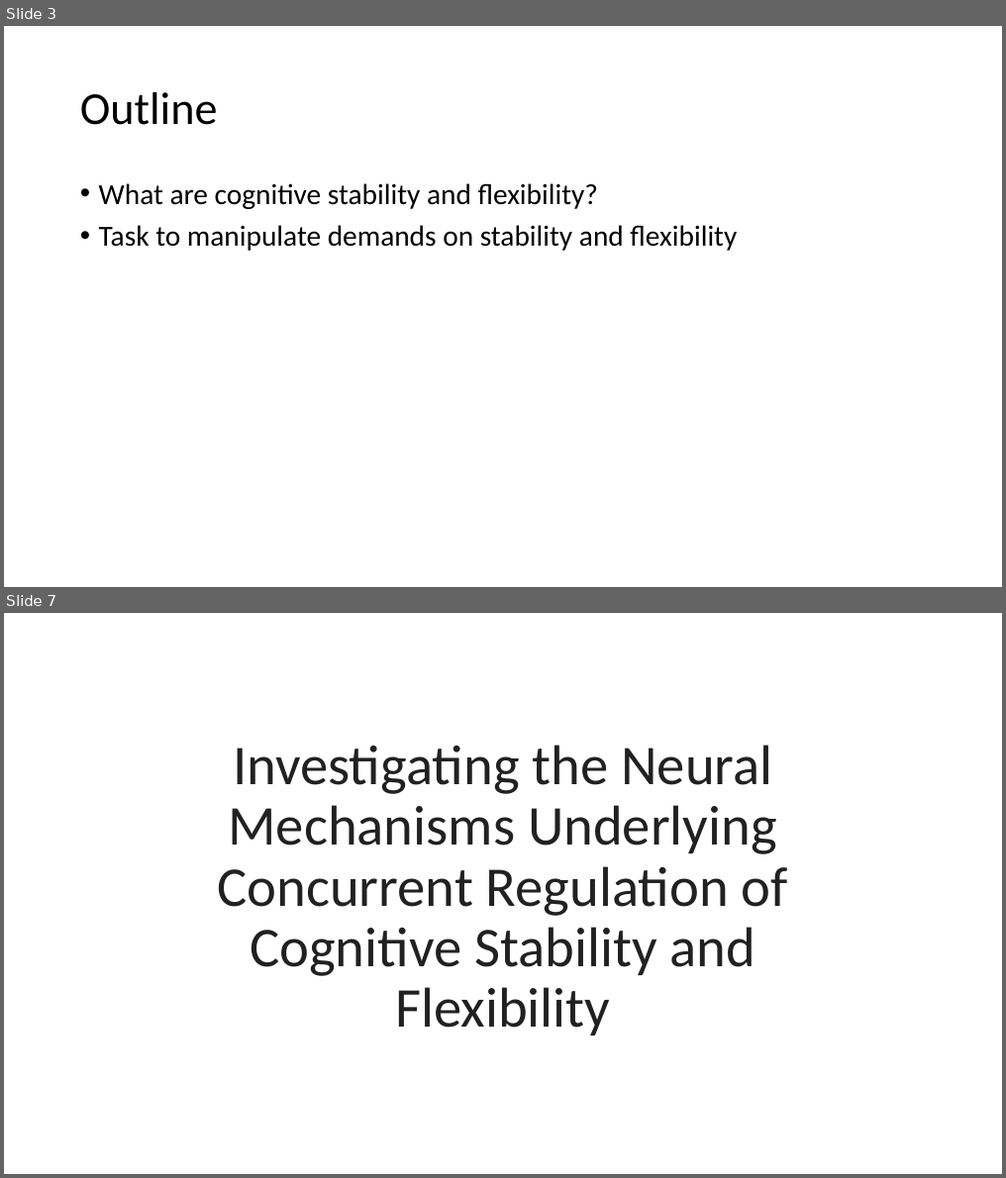
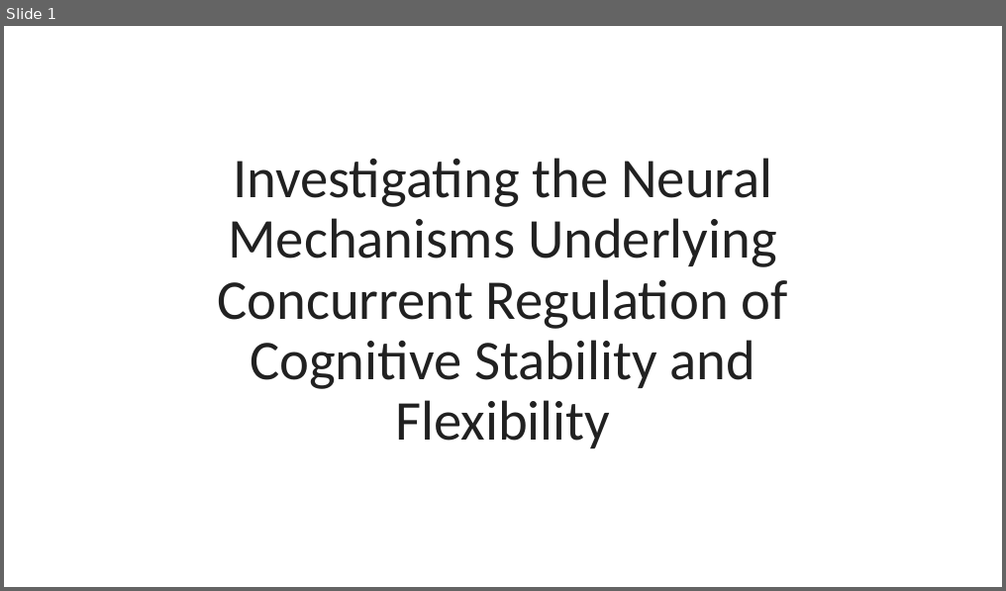
Before and after one commit to jimzhang629/third_year_talk, a slide deck: thirdYearTalk_JZ1.pptx. Shown one above the other, each under a label of ours: slides 3 and 7 before the commit, slide 1 after it; the slides between them are not shown. The pictures are 1006x1178 and 1006x591 pixels, drawn with LibreOffice and Linux fonts; fonts in the diff are those of the drawing. Boxes give left, top, right and bottom in pixels: in the first picture for what was removed or moved away, otherwise in the second. Text is boxed around its words. In the diff, an @@ line names an element or a change of style, - is before the commit and + after.

```diff
--- a/thirdYearTalk_JZ1.pptx
+++ b/thirdYearTalk_JZ1.pptx
@@ slide 3 removed at (x1=4, y1=26, x2=1002, y2=587), background #FFFFFF @@
@@ title removed at (x1=80, y1=92, x2=218, y2=125) @@
-Outline
@@ text removed at (x1=99, y1=183, x2=737, y2=251) @@
-• What are cognitive stability and flexibility?
-• Task to manipulate demands on stability and flexibility
@@ what was slide 7 is now slide 1 @@
```
Also in this commit, not shown: 5 slides changed, 5 slides added, 9 other slides removed.
